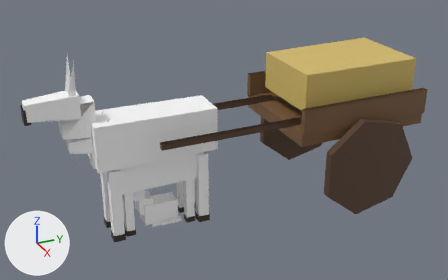
The glTF model public/harbour/kit/life_beasts.glb as it was, and as the next commit left it.
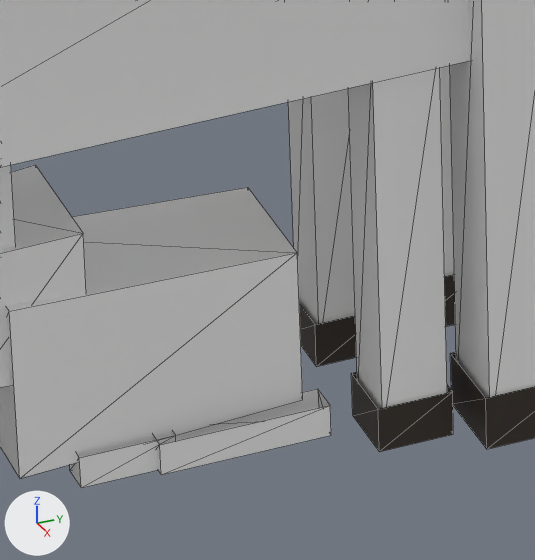
Each version is shown whole from a 50 mm lens placed at (4.507, -1.384, 2.919), pointed at (0.028, 0.631, 0.68), then close up on the part from 32% to 46% of the width and 61% to 84% of the height. The lights are fixed; the arrows at lower left show +X, +Y and +Z. The older version's two pictures come first. The close-ups show mesh edges as thin lines. Where no turn or scale is listed for an object, it has been applied to the vertices. Vertices at exactly the same position are counted once.

The first close-up shows 'cat.body', 'cat.head', 'cat.tail', 'donkey.leg_hl', 'donkey.leg_hr', 'goat.body', 'goat.leg_hl', 'goat.leg_hr'.
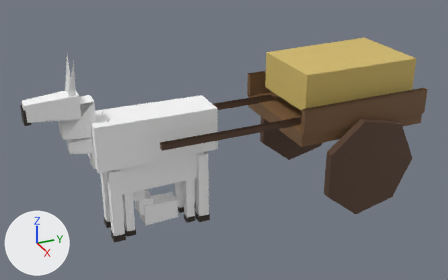
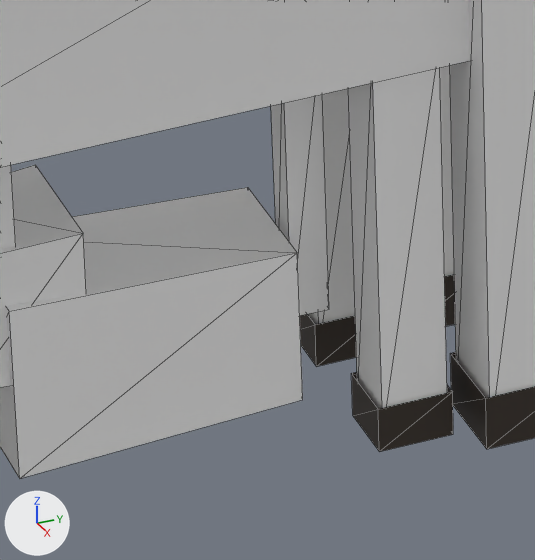
Changed parts and their boxes (x1, y1, x2, y2) in the close-ups (535 x 560 px; the box of a moved part takes in the faces that stretch with it):
'cat.tail', reshaped, moved, rescaled
    before: (70, 389, 331, 488)
    after: (271, 94, 329, 316)
part 1 of me_cat_tail, moved or reshaped
    before: (153, 389, 331, 475)
    after: (271, 94, 329, 316)
part 2 of me_cat_tail, deleted
    before: (70, 431, 176, 488)

Patch to the scene script:
```diff
--- a/public/harbour/kit/life_beasts.glb.py
+++ b/public/harbour/kit/life_beasts.glb.py
@@ me_cat_tail @@
 # used by ob_cat_tail; parent = ob_cat; location = (0.075, 0.06, 0.03); scale = (0.13, 0.13, 0.13)
-me_cat_tail.from_pydata(...)  # 16 vertices, 16 faces; spans x -0.17..0.17, y -1.0..1.0, z -0.13..0.13
+me_cat_tail.from_pydata(...)  # 16 vertices, 20 faces; spans x -0.12..0.12, y -0.28..0.28, z -1.0..1.0
+# me_cat_tail part 1: the loose piece of 8 vertices spanning x -0.1..0.17, y -0.38..1.0, z -0.13..0.13 is scaled about its middle by (0.874, 0.17, 6.55), then moved by (-0.04, -0.15, -0.12)
+# me_cat_tail part 2: the loose piece of 8 vertices spanning x -0.17..0.1, y -1.0..-0.23, z -0.13..0.13 is deleted
+# other edits to the shape of me_cat_tail do not show in these pictures
 me_cat_tail.materials.append(mat_defaultmaterial_002)
@@ ob_cat_tail @@
 ob_cat_tail.parent = ob_cat
-ob_cat_tail.location = (0.075, 0.06, 0.03)
-ob_cat_tail.scale = (0.13, 0.13, 0.13)
+ob_cat_tail.location = (0.0, 0.172, 0.28)
+ob_cat_tail.scale = (0.17, 0.17, 0.17)
```
